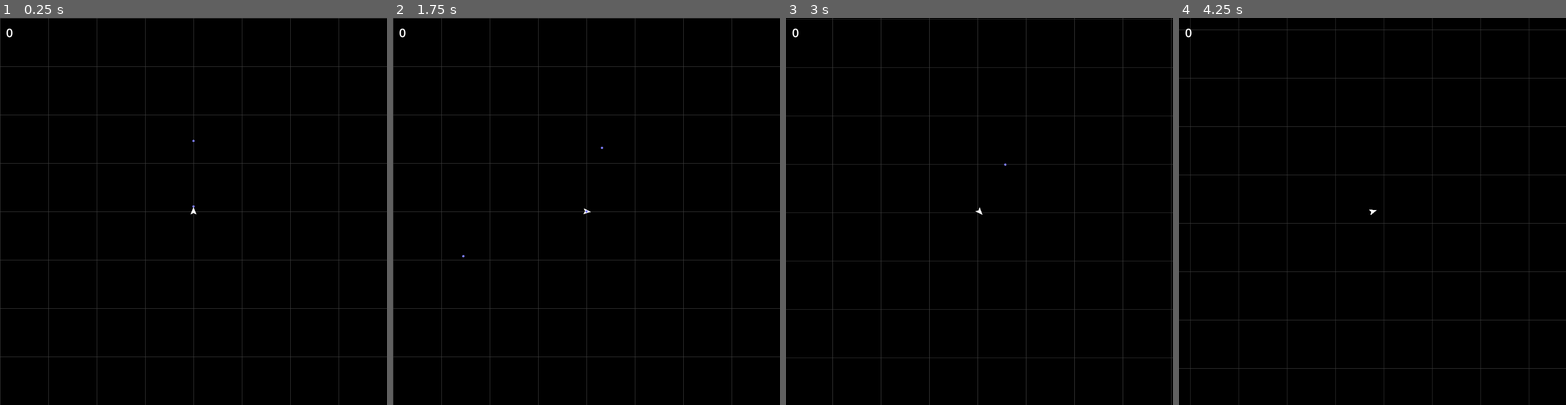
Above: before the commit, frames 1-4 (left to right).
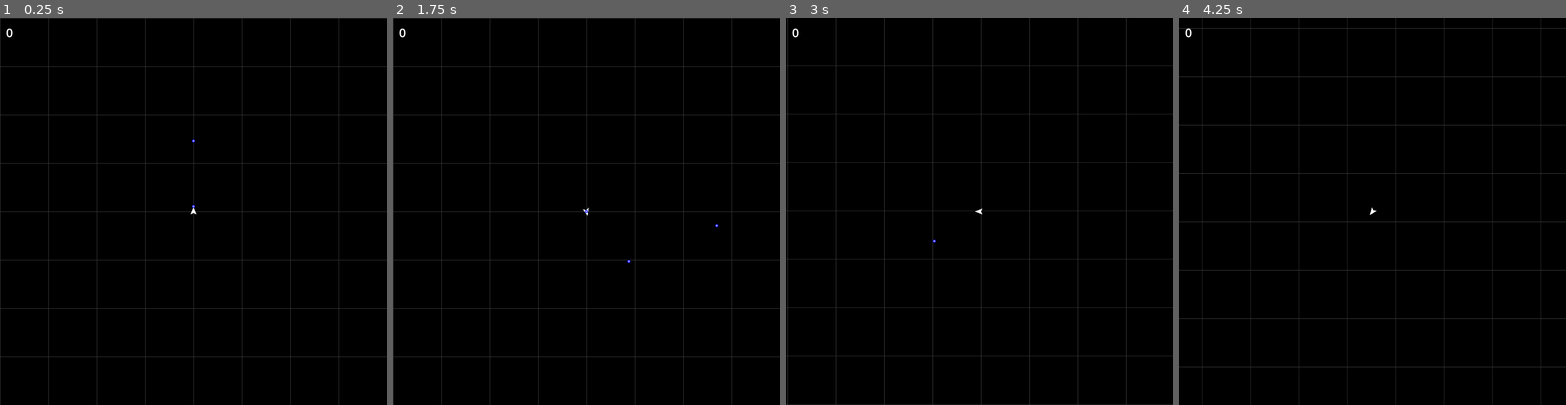
Above: after the commit, the same moments.

Repository: Trantarius/ArcadeGame
Game: Godot game, scene res://main.tscn
Same seed, same stepped clock (60 frames per second), same inputs: the game is played once before the commit and once after it.
Inputs (mouse positions are in pixels of both pictures, inside the frame that each line leads up to):
- Up to frame 1 (0.25 s): no input
- Up to frame 2 (1.75 s): tap Enter at 0.5 s; move the mouse to (671, 192) at 0.52 s; hold D (right) 0.53-1.28 s; hold Space (shoot) 0.53-1.28 s; move the mouse to (509, 230) at 1.27 s; hold A (left) from 1.28 s (still down); tap Space (shoot) at 1.35 s
- Up to frame 3 (3 s): move the mouse to (1018, 126) at 2.02 s; release A (left) at 2.03 s; hold D (right) 2.03-2.78 s; hold Space (shoot) 2.03-2.78 s; move the mouse to (960, 288) at 2.77 s; hold W (forward) from 2.78 s (still down); tap Space (shoot) at 2.85 s
- Up to frame 4 (4.25 s): move the mouse to (1488, 269) at 3.52 s; release W (forward) at 3.53 s; hold A (left) from 3.53 s (still down); hold Space (shoot) from 3.53 s (still down)

The runs differ from the first frame. In frame 1, less than 0.1% of the frame differs, in the area x 49-51%, y 31-50%; in frame 2, less than 0.1%; in frame 3, 4.0%; in frame 4, 4.0%, in the area x 0-100%, y 0-100%.

Commit message:
hornet enemy

Diff:
--- a/Actor.gd
+++ b/Actor.gd
@@ -3,6 +3,8 @@
 
 @export var max_health:float = 10
 @onready var health:float = max_health
+## Disables death. Can still take damage, but health never goes below 0.
+@export var immortal:bool = false
 
 enum ControlMode{
 	## Target is the desired thrust value (will be clamped to max thrust before being applied).
@@ -15,9 +17,9 @@
 	POSITION}
 
 ## Maximum self-applied force.
-@export var max_linear_thrust:float = 100
+@export var max_linear_thrust:float = 128
 ## Linear velocity will be clamped if it exceeds this value.
-@export var max_linear_speed:float = 400
+@export var max_linear_speed:float = 1024
 ## Determines how linear_target will be used.
 @export var linear_control_mode:ControlMode = ControlMode.THRUST
 ## When in position mode, controls how much thrust will be reversed to try to come to rest at the target position.
@@ -33,9 +35,9 @@
 var reference_acceleration:Vector2
 
 ## Maximum self-applied torque.
-@export var max_angular_thrust:float = 100
+@export var max_angular_thrust:float = 128
 ## Angular velocity will be clamped if it exceeds this value.
-@export var max_angular_speed:float = 3
+@export var max_angular_speed:float = 4
 ## Determines how angular_target will be used.
 @export var angular_control_mode:ControlMode = ControlMode.THRUST
 ## When in position mode, controls how much thrust will be reversed to try to come to rest at the target position.
@@ -70,7 +72,9 @@
 	damage_taken.emit(damage)
 	if(is_instance_valid(damage.attacker)):
 		damage.attacker.damage_dealt.emit(damage)
-	if(health<=0):
+	if(immortal):
+		health = max(health,0)
+	elif(health<=0):
 		death.emit(damage)
 		if(is_instance_valid(damage.attacker)):
 			damage.attacker.kill.emit(damage)
@@ -155,14 +159,14 @@
 	linear_acceleration -= state.linear_velocity
 
 	state.linear_velocity += linear_acceleration * state.step
-	position += state.linear_velocity * state.step
 
 	angular_thrust = clamp(angular_thrust, -max_angular_thrust, max_angular_thrust)
 	var angular_force:float = angular_thrust + state.get_constant_torque()
 	state.set_constant_torque(0)
 	angular_acceleration = angular_force * state.inverse_inertia
-	var old_ang_vel:float = state.angular_velocity
+
+	angular_acceleration += state.angular_velocity
+	angular_acceleration = clamp(angular_acceleration,-max_angular_speed,max_angular_speed)
+	angular_acceleration -= state.angular_velocity
+
 	state.angular_velocity += angular_acceleration * state.step
-	state.angular_velocity = clamp(state.angular_velocity,-max_angular_speed,max_angular_speed)
-	angular_acceleration = (state.angular_velocity-old_ang_vel)/state.step
-	rotation += state.angular_velocity * state.step
--- a/Projectile.gd
+++ b/Projectile.gd
@@ -1,5 +1,5 @@
 class_name Projectile
-extends PhysicsBody2D
+extends AnimatableBody2D
 
 ## Time left until deletion
 @export var lifetime:float = 10
--- /dev/null
+++ b/RandomWalk.gd
@@ -0,0 +1,89 @@
+class_name RandomWalk
+extends Node2D
+
+## Maximum length of the offset
+@export var max_distance:float = 256
+## Minimum distance between two points on the path
+@export var min_step:float = 16
+## Maximum distance between two points on the path
+@export var max_step:float = 64
+## How quickly the offset moves along the path
+@export var speed:float = 128
+## Bias towards the direction it is already moving
+@export var momentum:float = 0
+
+enum {LINEAR=0,CUBIC=1,BEZIER=2}
+## Method of interpolation between steps
+@export_enum("Linear:0","Cubic:1","Bezier:2") var interpolation:int
+
+@export var draw_line:bool = false:
+	set(to):
+		if(draw_line!=to):
+			draw_line=to
+			if(draw_line):
+				line=Line2D.new()
+				line.width=2
+				add_child(line,false,Node.INTERNAL_MODE_FRONT)
+			else:
+				if(is_instance_valid(line)):
+					line.queue_free()
+				current_line_length=0
+				line_points=[]
+@export var line_length:float = 128
+var line:Line2D
+var current_line_length:float = 0
+var line_points:Array[Vector2]=[]
+
+var points:Array[Vector2]
+var progress:float
+
+func step_point(from:Vector2)->Vector2:
+	var toward:Vector2 = Vector2.from_angle(randf()*TAU)*sqrt(randf())*max_distance
+	var dir:Vector2 = (toward-from).normalized()
+	if(points.size()>=2):
+		dir += (points[-1]-points[-2]).normalized() * momentum
+		dir = dir.normalized()
+	return from + dir*sqrt(randf_range(min_step*min_step,max_step*max_step))
+
+func _ready()->void:
+	reset()
+
+func reset(start:Vector2=Vector2(INF,INF))->void:
+	points=[]
+	if(draw_line):
+		line_points=[]
+		current_line_length=0
+		line.points=line_points
+	if(is_inf(start.x)):
+		start = Vector2.from_angle(randf()*TAU)*sqrt(randf())*max_distance
+	points.push_back(step_point(start))
+	points.push_back(start)
+	points.push_back(step_point(start))
+	points.push_back(step_point(points.back()))
+	progress = 0
+	position=points[1]
+
+func _physics_process(delta: float) -> void:
+	progress += delta*speed/(points[2]-points[1]).length()
+	while(progress>1):
+		points.push_back(step_point(points.back()))
+		points.pop_front()
+		progress-=1
+
+	match(interpolation):
+		LINEAR:
+			position = points[1].lerp(points[2],progress)
+		CUBIC:
+			position = points[1].cubic_interpolate(points[2],points[0],points[3],progress)
+		BEZIER:
+			position = lerp(lerp(points[0],points[1],(progress+1)/2),lerp(points[1],points[2],progress/2),progress)
+
+	if(draw_line):
+		if(!line_points.is_empty()):
+			current_line_length += (position-line_points.back()).length()
+			while(line_points.size()>=2 && current_line_length>=line_length):
+				current_line_length -= (line_points[1]-line_points[0]).length()
+				line_points.pop_front()
+		line_points.push_back(position)
+		line.points=line_points
+		line.position=-position
--- a/actor_test/actor_test.tscn
+++ b/actor_test/actor_test.tscn
@@ -32,7 +32,7 @@
 
 # Called every frame. 'delta' is the elapsed time since the previous frame.
 func _process(_delta: float) -> void:
-	var thrust:float = angular_thrust/1000
+	var thrust:float = angular_acceleration
 	var thrust_points:PackedVector2Array = [Vector2.RIGHT*64]
 	for n:float in range(floor(abs(thrust)*100)):
 		thrust_points.push_back(Vector2.RIGHT.rotated(sign(thrust)*n/100.0)*64)
@@ -96,6 +96,7 @@
 script = ExtResource("2_rjl8x")
 
 [node name="LinearTestActor" type="RigidBody2D" parent="."]
+visible = false
 position = Vector2(512, 512)
 collision_layer = 0
 collision_mask = 0
@@ -129,8 +130,6 @@
 collision_layer = 0
 collision_mask = 0
 script = SubResource("GDScript_d57ax")
-max_angular_thrust = 1000.0
-max_angular_speed = 1000.0
 angular_control_mode = 3
 
 [node name="CollisionShape2D" type="CollisionShape2D" parent="AngularTestActor"]
--- a/bullet.tscn
+++ /dev/null
@@ -1,19 +0,0 @@
-[gd_scene load_steps=4 format=3 uid="uid://bde3v6ered7ln"]
-
-[ext_resource type="Script" path="res://Projectile.gd" id="1_5u6dh"]
-[ext_resource type="Texture2D" uid="uid://dl7xa5y67kdnt" path="res://circle.png" id="2_bfpjd"]
-
-[sub_resource type="CircleShape2D" id="CircleShape2D_33omy"]
-radius = 3.0
-
-[node name="Bullet" type="CharacterBody2D"]
-collision_layer = 0
-motion_mode = 1
-script = ExtResource("1_5u6dh")
-
-[node name="Sprite2D" type="Sprite2D" parent="."]
-scale = Vector2(0.098, 0.098)
-texture = ExtResource("2_bfpjd")
-
-[node name="CollisionShape2D" type="CollisionShape2D" parent="."]
-shape = SubResource("CircleShape2D_33omy")
--- /dev/null
+++ b/collision_layers.gd
@@ -0,0 +1,6 @@
+class_name COLLISION_LAYER
+extends Node
+
+const NEUTRAL:int = 0b001
+const PLAYER:int = 0b010
+const ENEMY:int = 0b100
--- /dev/null
+++ b/hornet/hornet.gd
@@ -0,0 +1,65 @@
+extends Enemy
+
+## Time between shots (seconds).
+const fire_delay:float = 4
+var fire_timer = 0
+var charging_shot:Projectile
+
+## Desired distance from the target player
+const base_distance:float = 512
+
+func _ready()->void:
+	make_new_shot()
+
+func _physics_process(delta: float) -> void:
+
+	var target:Player = find_nearest_player()
+	if(target==null):
+		linear_control_mode = ControlMode.THRUST
+		linear_target = Vector2.ZERO
+		angular_control_mode = ControlMode.THRUST
+		angular_target = 0
+	else:
+
+		linear_control_mode = ControlMode.POSITION
+		linear_target = ((position)-target.position).normalized()*base_distance + target.position + $RandomWalk.position
+
+		angular_control_mode = ControlMode.POSITION
+		angular_target = (target.position-position).angle()
+
+		reference_velocity = target.linear_velocity
+		reference_acceleration = target.linear_acceleration
+
+		var tdist:float = (target.position-position).length()
+		if(tdist>base_distance/2 && tdist<3*base_distance/2):
+			fire_timer+=delta
+		else:
+			fire_timer = max(0,fire_timer-delta)
+
+		if(!is_instance_valid(charging_shot)):
+			make_new_shot()
+
+		charging_shot.scale = Vector2.ONE*fire_timer/fire_delay
+		if(fire_timer>fire_delay):
+			fire()
+			fire_timer-=fire_delay
+
+func make_new_shot()->void:
+	if(is_instance_valid(charging_shot)):
+		charging_shot.queue_free()
+	charging_shot=preload("res://hornet/hornet_shot.tscn").instantiate()
+	add_child(charging_shot)
+	charging_shot.position=$Marker2D.position
+	charging_shot.source=self
+	charging_shot.hit.connect(on_charging_shot_hit)
+
+func on_charging_shot_hit(_collision:KinematicCollision2D)->void:
+	fire_timer=0
+	make_new_shot()
+
+func fire()->void:
+	charging_shot.reparent(get_parent())
+	charging_shot.velocity = 200 * global_transform.basis_xform(Vector2.RIGHT).normalized() + linear_velocity
+	charging_shot.hit.disconnect(on_charging_shot_hit)
+	charging_shot=null
+	make_new_shot()
--- /dev/null
+++ b/hornet/hornet.tscn
@@ -0,0 +1,28 @@
+[gd_scene load_steps=3 format=3 uid="uid://d4epik40543it"]
+
+[ext_resource type="Script" path="res://hornet/hornet.gd" id="1_ghiqj"]
+[ext_resource type="Script" path="res://RandomWalk.gd" id="4_f6jcc"]
+
+[node name="Hornet" type="RigidBody2D"]
+collision_layer = 4
+collision_mask = 7
+script = ExtResource("1_ghiqj")
+point_value = 5.0
+
+[node name="CollisionPolygon2D" type="CollisionPolygon2D" parent="."]
+position = Vector2(8, 0)
+rotation = 1.5708
+polygon = PackedVector2Array(-12, -8, -8, 0, 8, 0, 12, -8, 16, 4, 8, 12, 0, 32, -8, 12, -16, 4)
+
+[node name="Polygon2D" type="Polygon2D" parent="."]
+position = Vector2(8, 0)
+rotation = 1.5708
+color = Color(0.752941, 0.345098, 0.32549, 1)
+polygon = PackedVector2Array(-16, 4, -12, -8, -8, 0, 8, 0, 12, -8, 16, 4, 8, 12, 0, 32, -8, 12)
+
+[node name="RandomWalk" type="Node2D" parent="."]
+script = ExtResource("4_f6jcc")
+momentum = 1.0
+
+[node name="Marker2D" type="Marker2D" parent="."]
+position = Vector2(16, 0)
--- /dev/null
+++ b/hornet/hornet_shot.tscn
@@ -0,0 +1,32 @@
+[gd_scene load_steps=5 format=3 uid="uid://kpct6grqmm7i"]
+
+[ext_resource type="Script" path="res://Projectile.gd" id="1_1d245"]
+
+[sub_resource type="Gradient" id="Gradient_scb42"]
+interpolation_color_space = 2
+offsets = PackedFloat32Array(0, 0.8, 1)
+colors = PackedColorArray(1, 1, 1, 1, 1, 0, 0, 1, 1, 0, 0, 0)
+
+[sub_resource type="GradientTexture2D" id="GradientTexture2D_7y4g8"]
+gradient = SubResource("Gradient_scb42")
+width = 27
+height = 27
+fill = 1
+fill_from = Vector2(0.5, 0.5)
+fill_to = Vector2(0.5, 0)
+
+[sub_resource type="CircleShape2D" id="CircleShape2D_132tx"]
+radius = 12.0
+
+[node name="HornetShot" type="AnimatableBody2D"]
+collision_layer = 0
+collision_mask = 3
+sync_to_physics = false
+script = ExtResource("1_1d245")
+
+[node name="Sprite2D" type="Sprite2D" parent="."]
+texture = SubResource("GradientTexture2D_7y4g8")
+
+[node name="CollisionShape2D" type="CollisionShape2D" parent="."]
+visible = false
+shape = SubResource("CircleShape2D_132tx")
--- a/main.tscn
+++ b/main.tscn
@@ -4,7 +4,7 @@
 [ext_resource type="Script" path="res://BackgroundTexture.gd" id="2_0i1pn"]
 [ext_resource type="PackedScene" uid="uid://ccgupredk0a3f" path="res://player/player.tscn" id="3_d6lla"]
 [ext_resource type="Script" path="res://ui/score_display.gd" id="3_ms2pv"]
-[ext_resource type="PackedScene" uid="uid://b84l7h2qte8nl" path="res://spiky/spiky_factory.tscn" id="5_84w4x"]
+[ext_resource type="PackedScene" uid="uid://d4epik40543it" path="res://hornet/hornet.tscn" id="6_x6syn"]
 [ext_resource type="Script" path="res://EnemySpawner.gd" id="6_xg0x2"]
 
 [node name="Main" type="Node"]
@@ -40,4 +40,4 @@
 [node name="EnemySpawner" type="Node" parent="."]
 script = ExtResource("6_xg0x2")
 target_points = 100.0
-enemy_list = Array[PackedScene]([ExtResource("5_84w4x")])
+enemy_list = Array[PackedScene]([ExtResource("6_x6syn")])
--- a/player/Player.gd
+++ b/player/Player.gd
@@ -11,11 +11,14 @@
 var score:float
 
 func _ready()->void:
+	death.connect(_on_death)
+	kill.connect(_on_kill)
+
+func _on_death(damage:Damage)->void:
 	# ensure camera stays around after player dies
-	death.connect(func(_ignored:Damage)->void:
-		$Camera2D.reparent(get_parent()))
-
-	kill.connect(_on_kill)
+	$Camera2D.velocity=linear_velocity
+	$Camera2D.is_free=true
+	$Camera2D.reparent(get_parent())
 
 func _on_kill(damage:Damage)->void:
 	if(damage.target is Enemy):
@@ -38,11 +41,8 @@
 		shot_timer = 1.0/fire_rate
 
 func fire_bullet()->void:
-	var bullet:Projectile = preload("res://bullet.tscn").instantiate()
+	var bullet:Projectile = preload("res://player/bullet.tscn").instantiate()
 	bullet.position = position
 	bullet.velocity = 800 * global_transform.basis_xform(Vector2.UP).normalized() + linear_velocity
-	# enable collision with enemies
-	bullet.collision_mask|=0b100
-	bullet.modulate=Color(0.5,0.5,1)
 	bullet.source=self
 	get_parent().add_child(bullet)
--- /dev/null
+++ b/player/bullet.tscn
@@ -0,0 +1,31 @@
+[gd_scene load_steps=5 format=3 uid="uid://bde3v6ered7ln"]
+
+[ext_resource type="Script" path="res://Projectile.gd" id="1_64ttv"]
+
+[sub_resource type="Gradient" id="Gradient_v04mo"]
+offsets = PackedFloat32Array(0, 0.8, 1)
+colors = PackedColorArray(1, 1, 1, 1, 0, 0, 1, 1, 0, 0, 1, 0)
+
+[sub_resource type="GradientTexture2D" id="GradientTexture2D_y6rjq"]
+gradient = SubResource("Gradient_v04mo")
+width = 10
+height = 10
+fill = 1
+fill_from = Vector2(0.5, 0.5)
+fill_to = Vector2(0.5, 0)
+
+[sub_resource type="CircleShape2D" id="CircleShape2D_33omy"]
+radius = 4.0
+
+[node name="Bullet" type="AnimatableBody2D"]
+collision_layer = 0
+collision_mask = 5
+sync_to_physics = false
+script = ExtResource("1_64ttv")
+
+[node name="Sprite2D" type="Sprite2D" parent="."]
+texture = SubResource("GradientTexture2D_y6rjq")
+
+[node name="CollisionShape2D" type="CollisionShape2D" parent="."]
+visible = false
+shape = SubResource("CircleShape2D_33omy")
--- /dev/null
+++ b/player/camera.gd
@@ -0,0 +1,10 @@
+extends Camera2D
+
+var velocity:Vector2
+## enables moving under its own velocity
+var is_free:bool = false
+
+# Called every frame. 'delta' is the elapsed time since the previous frame.
+func _process(delta: float) -> void:
+	if(is_free):
+		position += velocity*delta
--- a/player/player.tscn
+++ b/player/player.tscn
@@ -1,15 +1,17 @@
-[gd_scene load_steps=2 format=3 uid="uid://ccgupredk0a3f"]
+[gd_scene load_steps=3 format=3 uid="uid://ccgupredk0a3f"]
 
 [ext_resource type="Script" path="res://player/Player.gd" id="1_n287t"]
+[ext_resource type="Script" path="res://player/camera.gd" id="2_ccbte"]
 
 [node name="Player" type="RigidBody2D" groups=["Players"]]
 collision_layer = 2
 script = ExtResource("1_n287t")
 fire_rate = 5.0
 auto_fire = true
-max_linear_thrust = 200.0
-max_angular_thrust = 300.0
-max_angular_speed = 6.0
+max_linear_thrust = 256.0
+max_linear_speed = 800.0
+max_angular_thrust = 256.0
+max_angular_speed = 8.0
 angular_control_mode = 2
 
 [node name="Polygon2D" type="Polygon2D" parent="."]
@@ -26,3 +28,4 @@
 
 [node name="Camera2D" type="Camera2D" parent="."]
 top_level = true
+script = ExtResource("2_ccbte")
--- a/spiky/Spiky.gd
+++ b/spiky/Spiky.gd
@@ -13,3 +13,5 @@
 		linear_control_mode=ControlMode.POSITION
 		linear_target = target.position
 		angular_target = sin(constant_force.angle_to(linear_velocity)) * max_angular_thrust
+		reference_velocity = target.linear_velocity
+		reference_acceleration = target.linear_acceleration
--- a/spiky/spiky.tscn
+++ b/spiky/spiky.tscn
@@ -11,8 +11,8 @@
 contact_damage = 3.0
 contact_suicide = true
 max_health = 1.0
-max_linear_speed = 600.0
 linear_control_mode = 3
+linear_brake = 0.0
 
 [node name="Polygon2D" type="Polygon2D" parent="."]
 color = Color(0.686275, 0.231373, 0.207843, 1)
